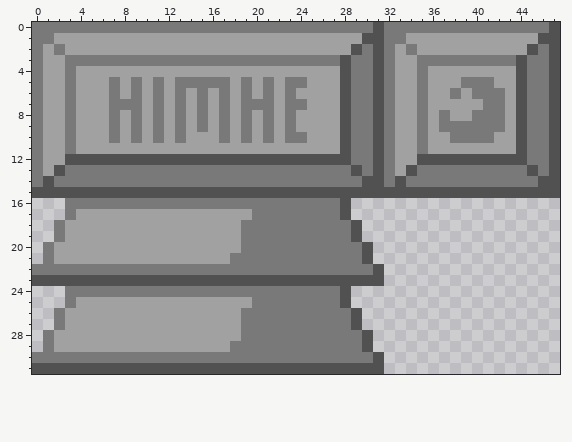
Two states of a pixel-art sprite, bin/assets/img/tilesets/space.png. The first picture shows the starting point.
The file is 48x32 pixels.
And afterwards:
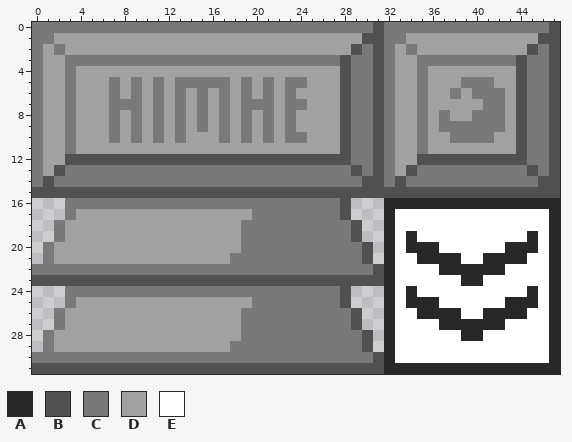
Palette (. is transparent): A #282828  B #515151  C #797979  D #a1a1a1  E #ffffff
Difference:
y 16: x 32..47 ................ -> AAAAAAAAAAAAAAAA
y 17..18: x 32..47 ................ -> AEEEEEEEEEEEEEEA
y 19: x 32..47 ................ -> AEAEEEEEEEEEEAEA
y 20: x 32..47 ................ -> AEAAAEEEEEEAAAEA
y 21: x 32..47 ................ -> AEEAAAAEEAAAAEEA
y 22: x 32..47 ................ -> AEEEEAAAAAAEEEEA
y 23: x 32..47 ................ -> AEEEEEEAAEEEEEEA
y 24: x 32..47 ................ -> AEAEEEEEEEEEEAEA
y 25: x 32..47 ................ -> AEAAAEEEEEEAAAEA
y 26: x 32..47 ................ -> AEEAAAAEEAAAAEEA
y 27: x 32..47 ................ -> AEEEEAAAAAAEEEEA
y 28: x 32..47 ................ -> AEEEEEEAAEEEEEEA
y 29..30: x 32..47 ................ -> AEEEEEEEEEEEEEEA
y 31: x 32..47 ................ -> AAAAAAAAAAAAAAAA
Boxes around the changes in both pictures, in picture pixels (x1, y1, x2, y2):
added: (384, 198, 560, 374)
